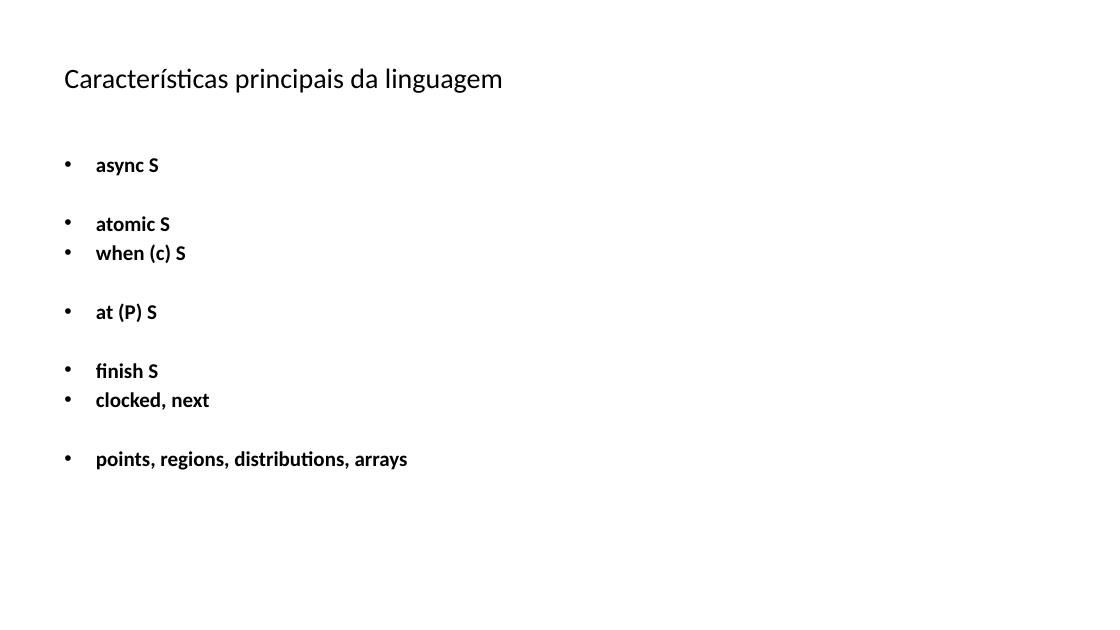
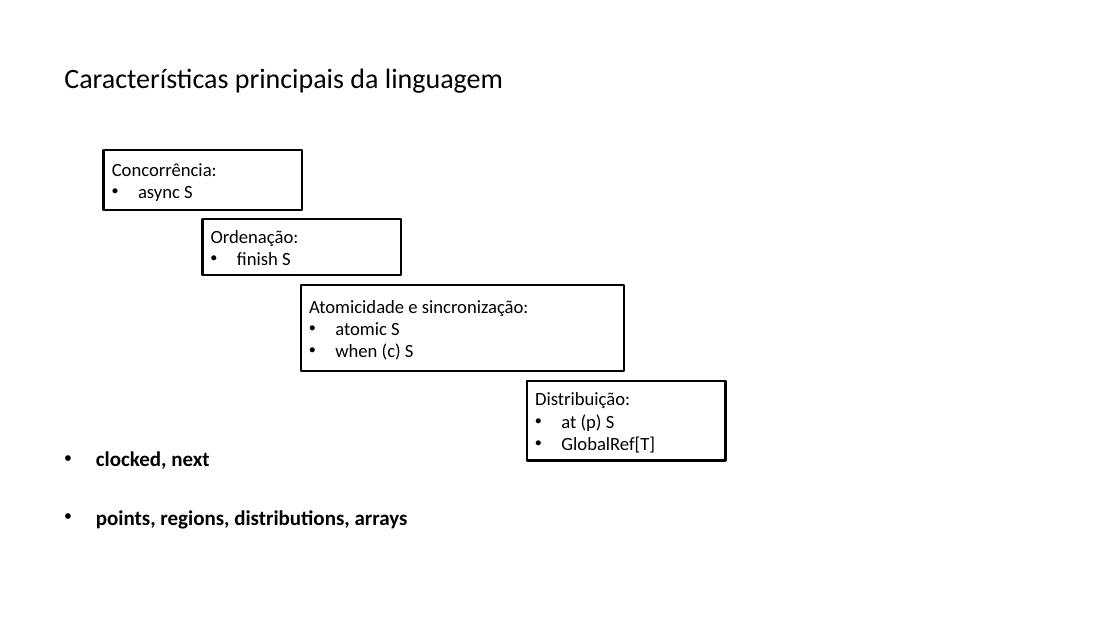
Before and after one commit to lquatrin/inf2591, a slide deck: slide 10 of x10.pptx. Drawn at 1120x630 pixels with LibreOffice and Linux fonts; fonts in the diff are those of the drawing. Boxes give left, top, right and bottom in pixels: in the first picture for what was removed or moved away, otherwise in the second. Text is boxed around its words. In the diff, an @@ line names an element or a change of style, - is before the commit and + after.

```diff
--- a/x10.pptx
+++ b/x10.pptx
@@ text at (x1=96, y1=158, x2=186, y2=378): paragraphs removed @@
-• async S
-• atomic S
-• when (c) S
-• at (P) S
-• finish S
@@ rectangle added at (x1=103, y1=150, x2=302, y2=210), fill #FFFFFF, outline #000000 2 pt, 16 pt, text #000000 @@
+Concorrência:
+• async S
@@ rectangle added at (x1=202, y1=218, x2=401, y2=275), fill #FFFFFF, outline #000000 2 pt, 16 pt, text #000000 @@
+Ordenação:
+• finish S
@@ rectangle added at (x1=301, y1=286, x2=624, y2=371), fill #FFFFFF, outline #000000 2 pt, 16 pt, text #000000 @@
+Atomicidade e sincronização:
+• atomic S
+• when (c) S
@@ rectangle added at (x1=527, y1=381, x2=725, y2=460), fill #FFFFFF, outline #000000 2 pt, 16 pt, text #000000 @@
+Distribuição:
+• at (p) S
+• GlobalRef[T]
```
Also in this commit, not shown: 12 other slides changed, 1 slide added, 5 other files.
